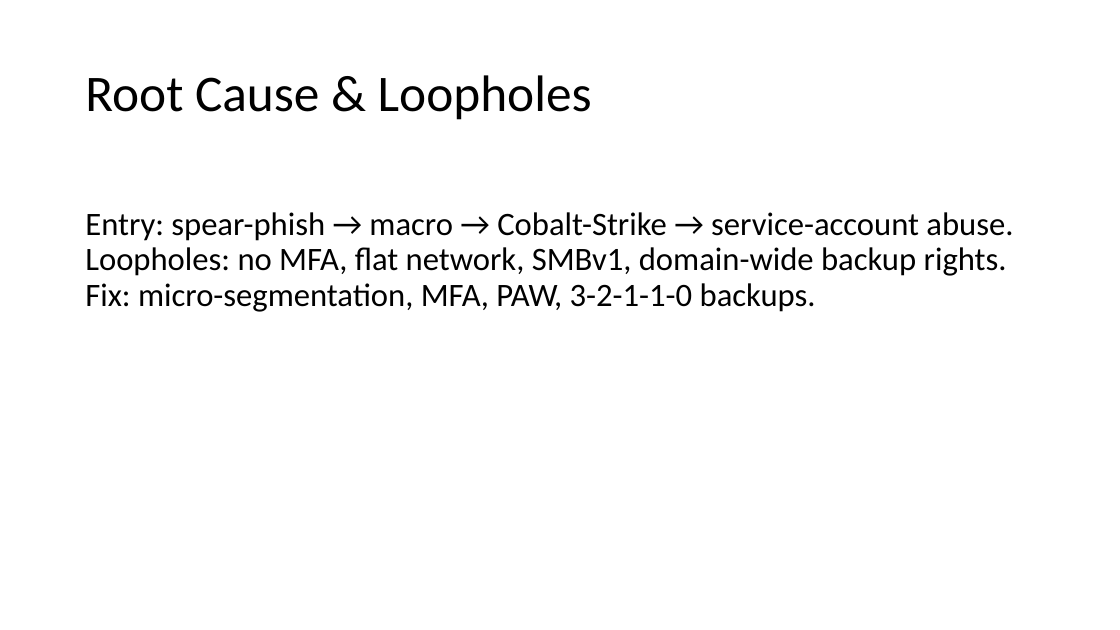
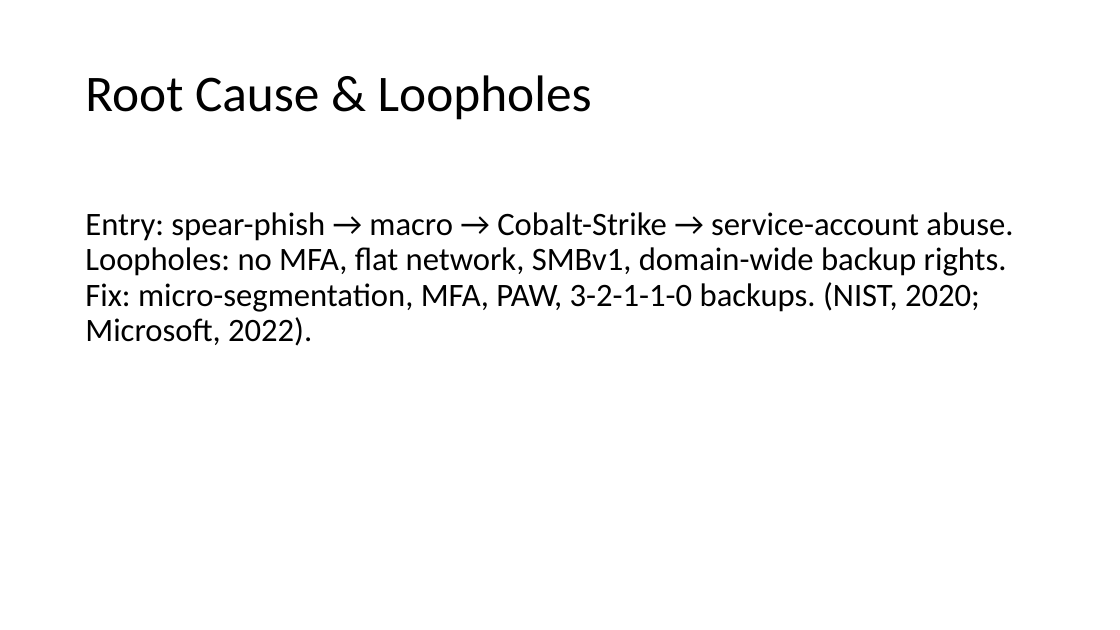
Before and after one commit to lebohangrantsane5-wq/coffee-ordering-prototype, a slide deck: slide 4 of Presentation1 ransomeware crisis.pptx. Drawn at 1120x630 pixels with LibreOffice and Linux fonts; fonts in the diff are those of the drawing. Boxes give left, top, right and bottom in pixels: in the first picture for what was removed or moved away, otherwise in the second. Text is boxed around its words. In the diff, an @@ line names an element or a change of style, - is before the commit and + after.

```diff
--- a/Presentation1 ransomeware crisis.pptx
+++ b/Presentation1 ransomeware crisis.pptx
@@ text at <box>85,212,1013,346</box>: text changed @@
-Entry: spear-phish → macro → Cobalt-Strike → service-account abuse.
-Loopholes: no MFA, flat network, SMBv1, domain-wide backup rights.
-Fix: micro-segmentation, MFA, PAW, 3-2-1-1-0 backups.
+Entry: spear-phish → macro → Cobalt-Strike → service-account abuse.
+Loopholes: no MFA, flat network, SMBv1, domain-wide backup rights.
+Fix: micro-segmentation, MFA, PAW, 3-2-1-1-0 backups. (NIST, 2020; Microsoft, 2022).
```
Also in this commit, not shown: 4 other slides changed, 1 slide added.
